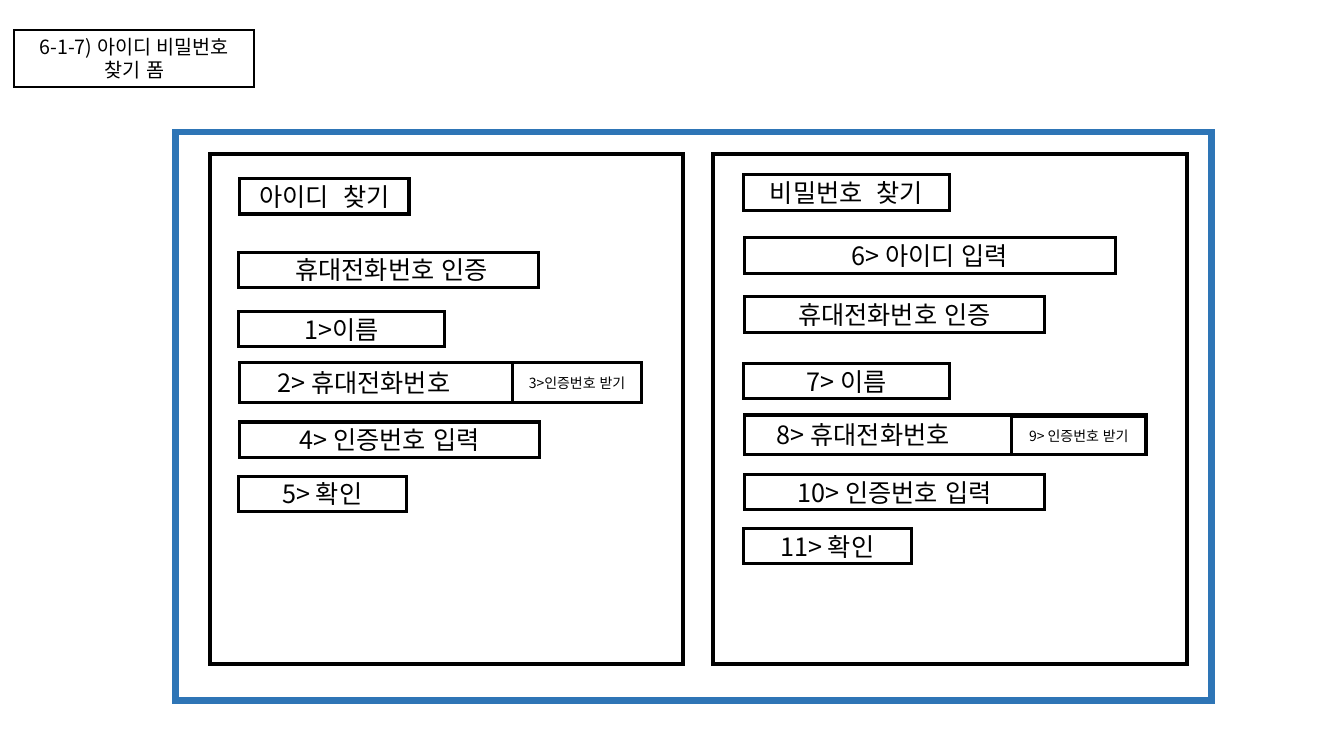
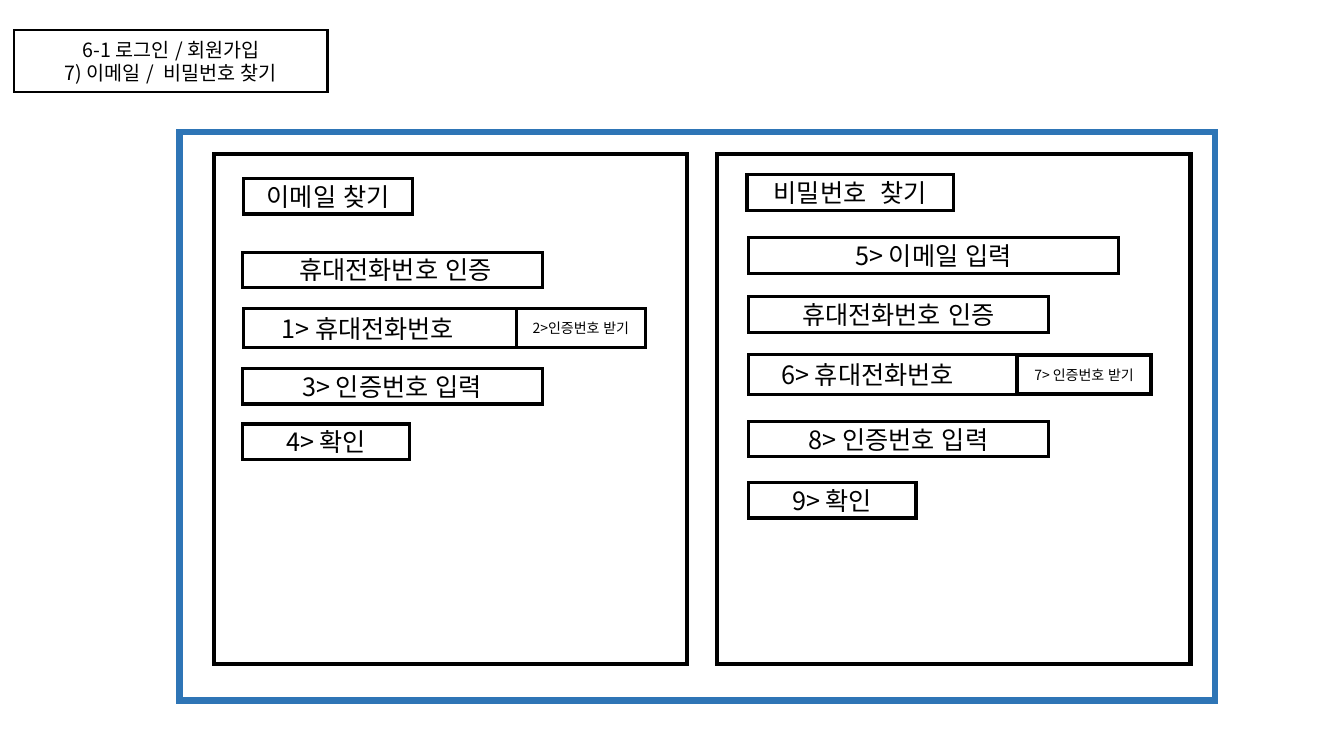
Before and after one commit to KKAKDI/5GONG, a slide deck: slide 3 of 오공 스토리보드.pptx. Drawn at 1344x756 pixels with LibreOffice and Linux fonts; fonts in the diff are those of the drawing. Boxes give left, top, right and bottom in pixels: in the first picture for what was removed or moved away, otherwise in the second. Text is boxed around its words. In the diff, an @@ line names an element or a change of style, - is before the commit and + after.

```diff
--- a/오공 스토리보드.pptx
+++ b/오공 스토리보드.pptx
@@ rectangle "6-1 로그인 / 회원가입" resized from (x1=14, y1=30, x2=254, y2=87) to (x1=14, y1=30, x2=328, y2=92) @@
@@ text in rectangle at (x1=65, y1=40, x2=277, y2=84): text changed @@
-6-1-7) 아이디 비밀번호 찾기 폼
+6-1 로그인 / 회원가입
+7) 이메일 / 비밀번호 찾기
@@ 5 rectangles moved together from (x1=175, y1=132, x2=1212, y2=701) to (x1=179, y1=132, x2=1216, y2=701) @@
@@ text in rectangle at (x1=267, y1=185, x2=389, y2=208): text changed @@
-아이디 찾기
+이메일 찾기
@@ text in rectangle at (x1=855, y1=244, x2=1012, y2=267): text changed @@
-6> 아이디 입력
+5> 이메일 입력
@@ rectangle removed at (x1=238, y1=312, x2=445, y2=347) @@
-1>이름
@@ text in rectangle at (x1=281, y1=317, x2=454, y2=340): text changed @@
-2> 휴대전화번호
+1> 휴대전화번호
@@ 3 rectangles moved together from (x1=240, y1=363, x2=1046, y2=509) to (x1=243, y1=309, x2=1049, y2=457) @@
@@ text in rectangle at (x1=533, y1=321, x2=629, y2=334): text changed @@
-3>인증번호 받기
+2>인증번호 받기
@@ rectangle "6> 휴대전화번호" moved from (x1=745, y1=415, x2=1147, y2=455) to (x1=749, y1=355, x2=1151, y2=394) @@
@@ rectangle "7> 인증번호 받기" moved from (x1=1012, y1=416, x2=1146, y2=455) to (x1=1017, y1=356, x2=1151, y2=394) @@
@@ rectangle "3> 인증번호 입력" moved from (x1=240, y1=422, x2=540, y2=458) to (x1=242, y1=369, x2=542, y2=404) @@
@@ text in rectangle at (x1=302, y1=375, x2=482, y2=398): text changed @@
-4> 인증번호 입력
+3> 인증번호 입력
@@ rectangle removed at (x1=743, y1=364, x2=950, y2=399) @@
-7> 이름
@@ text in rectangle at (x1=781, y1=363, x2=954, y2=386): text changed @@
-8> 휴대전화번호
+6> 휴대전화번호
@@ text in rectangle at (x1=1034, y1=368, x2=1134, y2=381): text changed @@
-9> 인증번호 받기
+7> 인증번호 받기
@@ rectangle "4> 확인" moved from (x1=238, y1=476, x2=405, y2=511) to (x1=242, y1=424, x2=409, y2=460) @@
@@ text in rectangle at (x1=286, y1=430, x2=366, y2=453): text changed @@
-5> 확인
+4> 확인
@@ text in rectangle at (x1=808, y1=428, x2=988, y2=451): text changed @@
-10> 인증번호 입력
+8> 인증번호 입력
@@ rectangle "9> 확인" moved from (x1=743, y1=528, x2=910, y2=564) to (x1=748, y1=483, x2=915, y2=518) @@
@@ text in rectangle at (x1=792, y1=489, x2=872, y2=512): text changed @@
-11> 확인
+9> 확인
```
Also in this commit, not shown: 6 other slides changed, 10 slides added.
